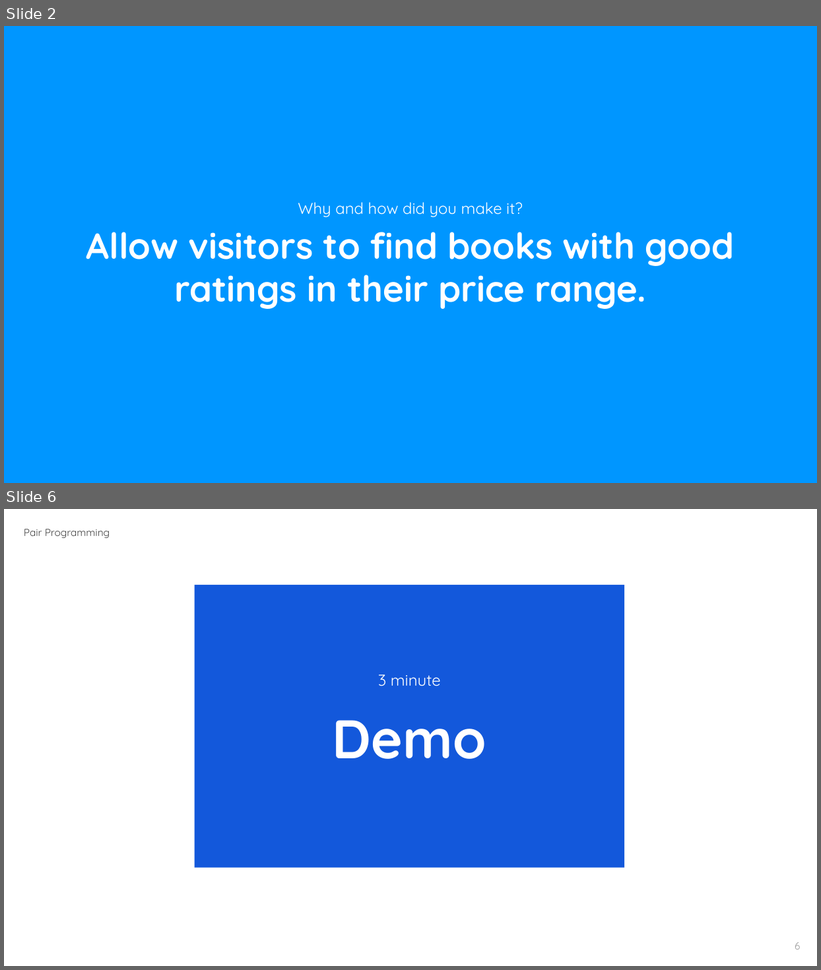
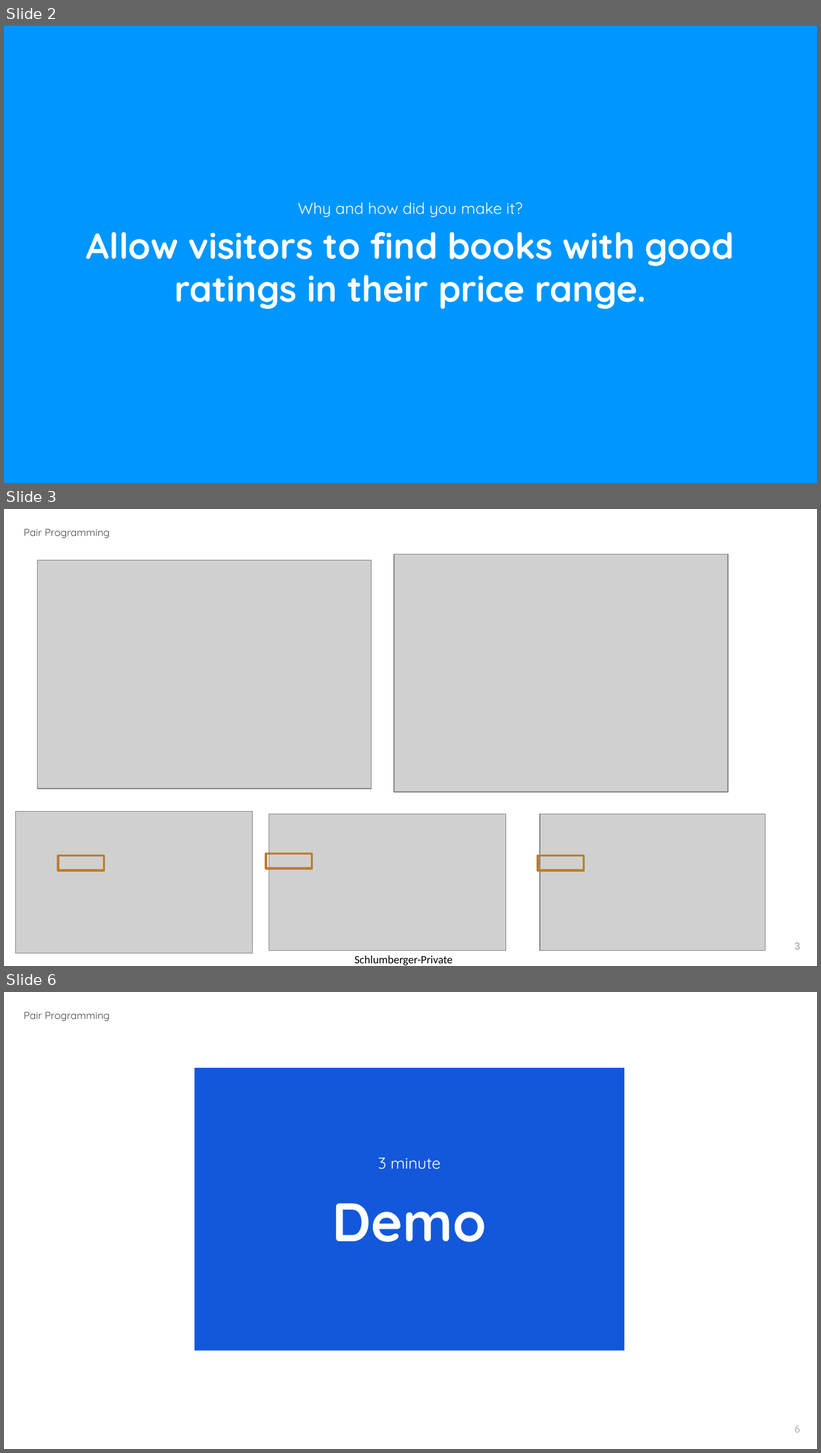
Before and after one commit to packback2000/BrainStation-PairProgramming, a slide deck: PairProgrammingTemplate 2022.pptx. Shown one above the other, each under a label of ours: slides 2 and 6 before the commit, slides 2, 3 and 6 after it; the slides between them are not shown. The pictures are 821x970 and 821x1453 pixels, drawn with LibreOffice and Linux fonts; fonts in the diff are those of the drawing; grey boxes stand for pictures; background and template pictures are left out. Boxes give left, top, right and bottom in pixels: in the first picture for what was removed or moved away, otherwise in the second. Text is boxed around its words. In the diff, an @@ line names an element or a change of style, - is before the commit and + after.

```diff
--- a/PairProgrammingTemplate 2022.pptx
+++ b/PairProgrammingTemplate 2022.pptx
@@ slide 3 added at [4, 509, 817, 966], background #FFFFFF; not listed: 1 template element that a slide beside it also shows @@
@@ subtitle added at [24, 529, 110, 538], 9 pt, text #434343 @@
+Pair Programming
@@ picture added at [38, 560, 372, 789] @@
@@ picture added at [394, 555, 729, 793] @@
@@ picture added at [15, 811, 252, 954] @@
@@ picture added at [269, 815, 506, 951] @@
@@ picture added at [540, 815, 765, 951] @@
@@ rectangle added at [57, 856, 104, 871], outline #BD7F2F 2 pt @@
@@ rectangle added at [266, 854, 312, 869], outline #BD7F2F 2 pt @@
@@ rectangle added at [538, 856, 585, 871], outline #BD7F2F 2 pt @@
@@ text added at [354, 956, 453, 966], 10 pt, text #000000 @@
+Schlumberger-Private
```
Also in this commit, not shown: 3 slides changed, 1 slide removed, 1 other file.
